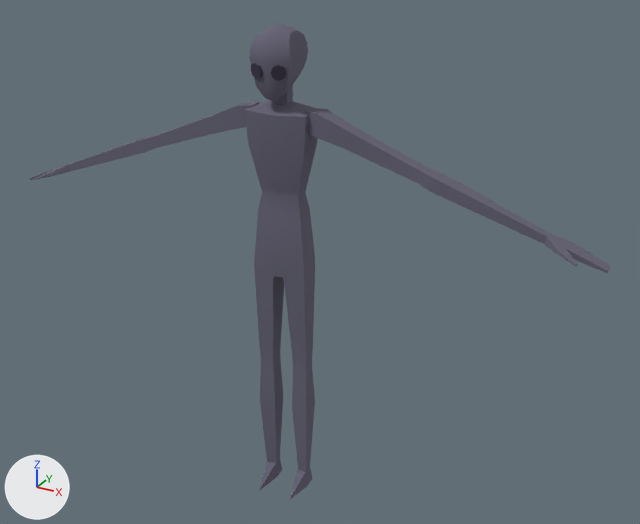
Two versions of the FBX model Assets/littleguy.fbx, one commit apart.
The view is the same before and after, from a 50 mm lens placed at (4.69, -7.71, 3.29), pointed at (0.34, 0.19, -0.66). Arrows for +X, +Y and +Z are at lower left; the lights stay in place. Where no turn or scale is listed for an object, it has been applied to the vertices.

The scene before the commit, as lines of its bpy script (objects in view):
```python
mat_body = principled_material('body')
mat_body.base_color = (0.131, 0.125, 0.179)  # grey #656375
mat_body.roughness = 1.0
me_cube = bpy.data.meshes.new('Cube')
me_cube.from_pydata(...)  # 121 vertices, 126 faces; spans x -0.36..0.36, y -0.42..0.24, z -3.57..1.48
me_cube.materials.append(mat_body)  # grey #656375
me_cube_001 = bpy.data.meshes.new('Cube.001')
me_cube_001.from_pydata(...)  # 108 vertices, 106 faces; spans x -3.06..3.75, y -0.51..0.4, z -1.08..0.15
me_cube_001.materials.append(mat_body)  # grey #656375
me_cube_002 = bpy.data.meshes.new('Cube.002')
me_cube_002.from_pydata(...)  # 82 vertices, 87 faces; spans x -0.22..0.241, y -0.303..0.32, z -0.397..0.322
me_cube_002.materials.append(mat_body)  # grey #656375
ob_arms = bpy.data.objects.new('arms', me_cube_001)
ob_arms.location = (-0.35, -0.03, 0.93)
ob_body = bpy.data.objects.new('body', me_cube)
ob_body.location = (0.0, 0.0, 0.0)
ob_head = bpy.data.objects.new('head', me_cube_002)
ob_head.location = (0.0, -0.04, 1.6)
```
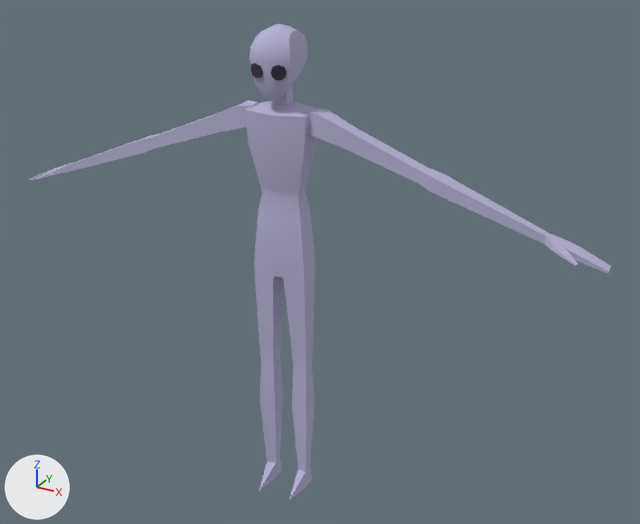
Location of each change, [x1, y1, x2, y2] in pixels of the pictures (640 x 524 px):
'body', recoloured: [244, 85, 318, 500] in both
'arms', recoloured: [29, 101, 611, 273] in both
'head', recoloured: [249, 24, 308, 100] in both

Edits to the bpy script that builds the scene:
```text
Change mat_body:
    mat_body.base_color: (0.131, 0.125, 0.179) -> (0.472, 0.447, 0.654)  # grey #656375 -> light grey #b7b2d3
```
